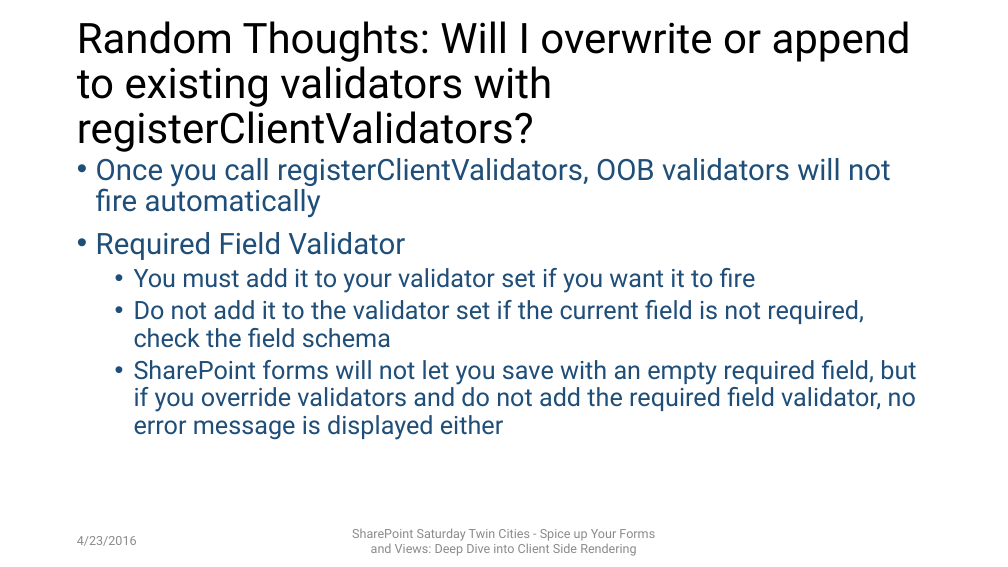
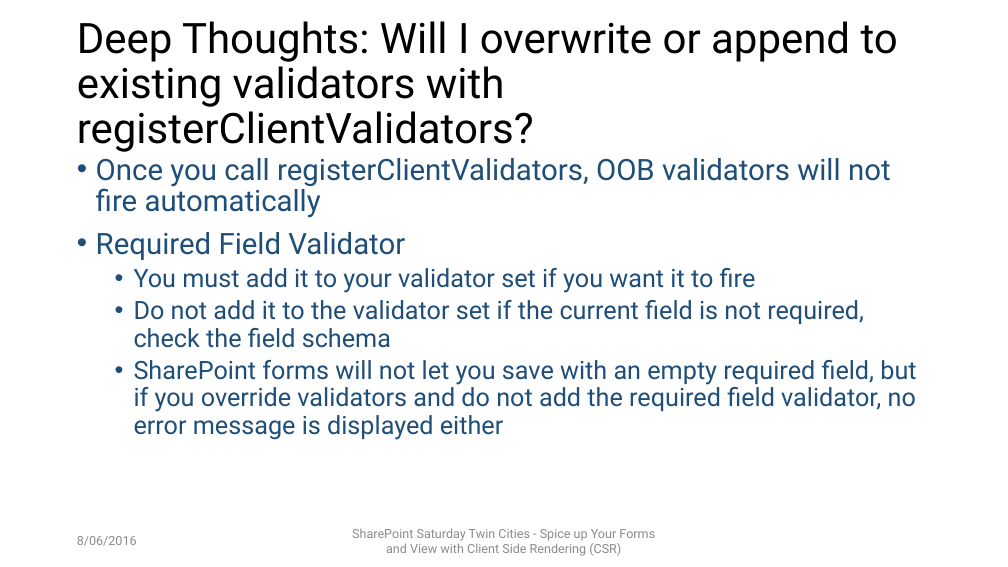
Before and after one commit to mcsheaj/CSRDemos, a slide deck: slide 27 of SPSPittsburgh_CSR.pptx (slide 25 before the commit). Drawn at 1008x567 pixels with LibreOffice and Linux fonts; fonts in the diff are those of the drawing; background and template pictures are left out. Boxes give left, top, right and bottom in pixels: in the first picture for what was removed or moved away, otherwise in the second. Text is boxed around its words. In the diff, an @@ line names an element or a change of style, - is before the commit and + after.

```diff
--- a/SPSPittsburgh_CSR.pptx
+++ b/SPSPittsburgh_CSR.pptx
@@ title at (77,21,898,152): text changed @@
-Random Thoughts: Will I overwrite or append to existing validators with registerClientValidators?
+Deep Thoughts: Will I overwrite or append to existing validators with registerClientValidators?
@@ text at (77,536,137,546): text changed @@
-4/23/2016
+8/06/2016
@@ text at (352,528,655,556): text changed @@
-SharePoint Saturday Twin Cities - Spice up Your Forms and Views: Deep Dive into Client Side Rendering
+SharePoint Saturday Twin Cities - Spice up Your Forms and View with Client Side Rendering (CSR)
```
Also in this commit, not shown: 21 other slides changed, 6 slides added, 4 slides removed.
